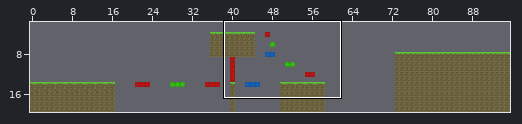
Tiled map (JSON) -- assets/maps/test.json. The first picture is a wide view before the edit; the outline marks the close-up.
Close-up. Before the commit:
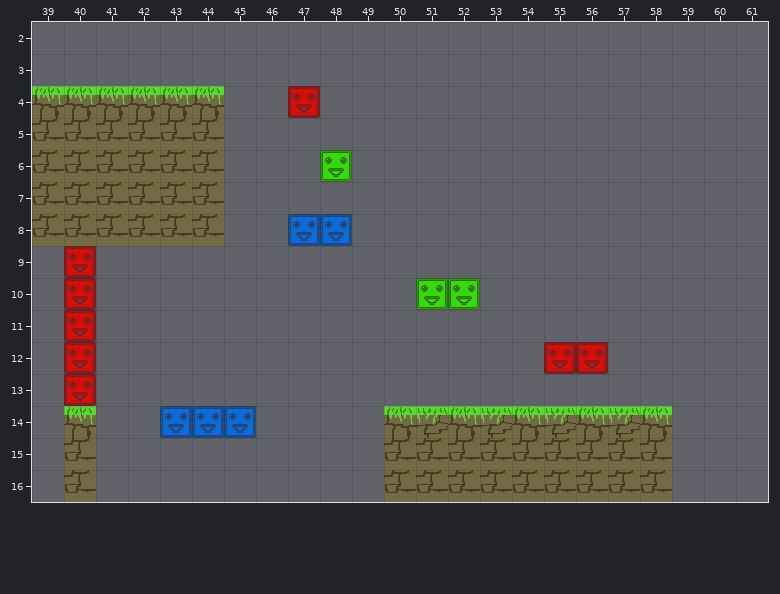
Cells are 32x32 px. Shown: x 39..61, y 2..16.
After:
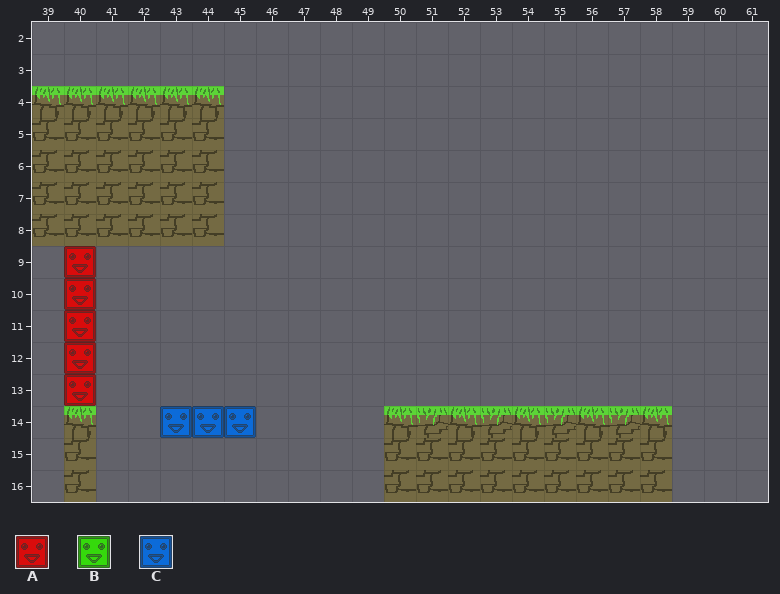
Key: from "groundtest1": A 8, B 9, C 10.
_ is an empty cell.
From the commit log: Detect color changes in the player and in the blocks
Edits made:
Layer "red":
y 4: x 47 A -> _
y 12: x 55..56 AA -> __
Layer "green":
y 6: x 48 B -> _
y 10: x 51..52 BB -> __
Layer "blue":
y 8: x 47..48 CC -> __
